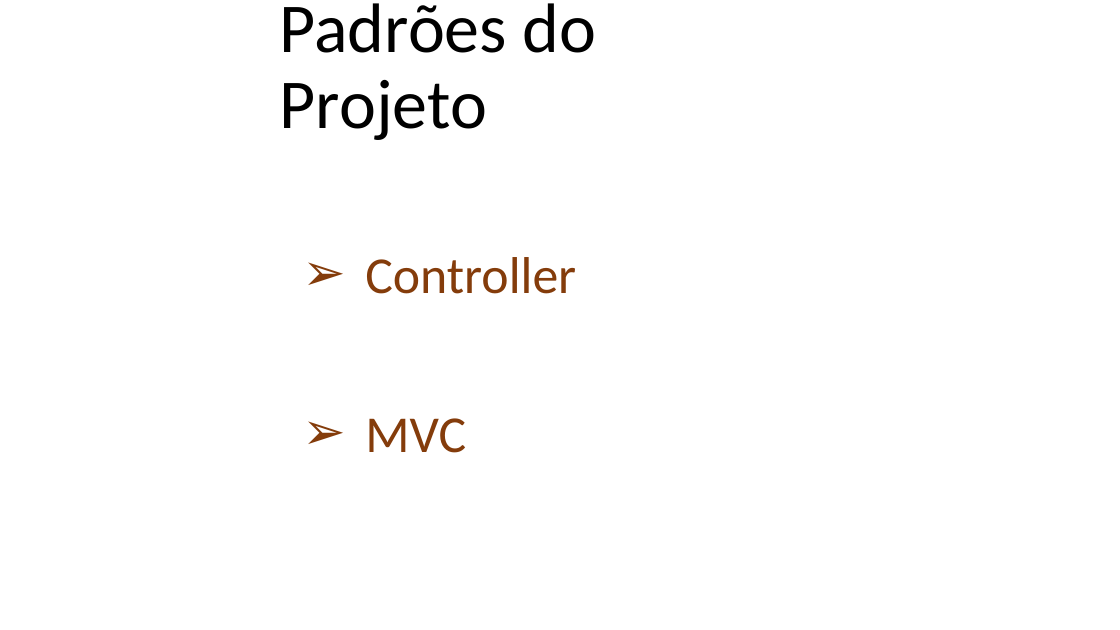
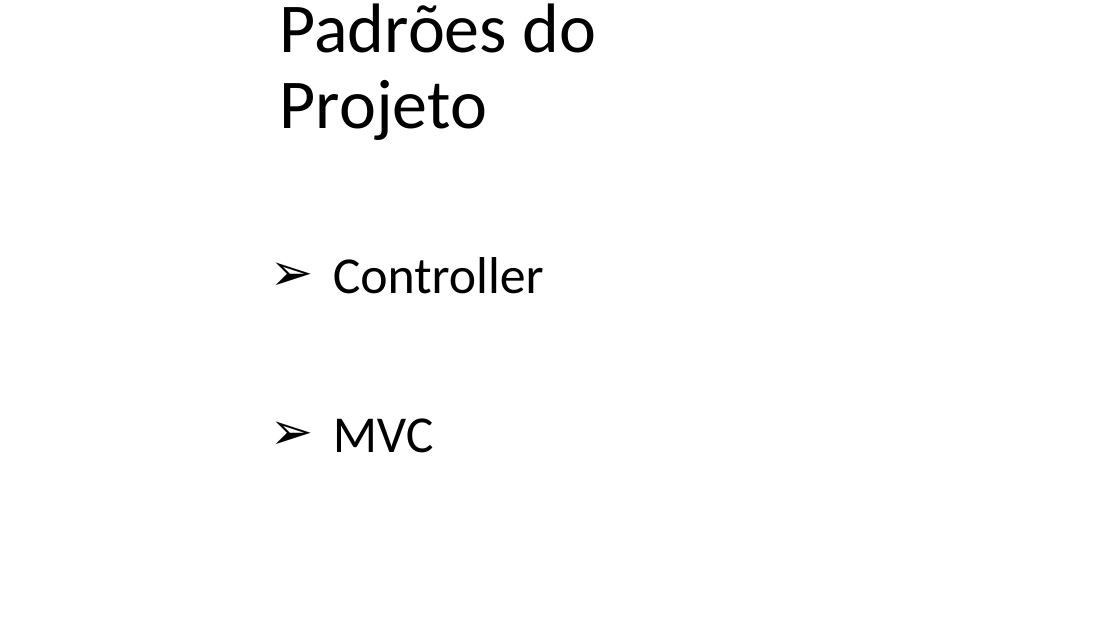
Before and after one commit to silvairsoares/Agente_de_Viagens, a slide deck: slide 6 of SlideFinalEmAndamento.pptx. Drawn at 1120x630 pixels with LibreOffice and Linux fonts; fonts in the diff are those of the drawing. Boxes give left, top, right and bottom in pixels: in the first picture for what was removed or moved away, otherwise in the second. Text is boxed around its words. In the diff, an @@ line names an element or a change of style, - is before the commit and + after.

```diff
--- a/SlideFinalEmAndamento.pptx
+++ b/SlideFinalEmAndamento.pptx
@@ text "Controller": place and size @@
-text "Controller" at (365, 257, 576, 453)
+text "Controller" at (333, 257, 544, 453)
@@ text "Controller" at (333, 257, 544, 453): text colour #843C0B to #000000 @@
```
Also in this commit, not shown: 1 other slide changed, 1 slide added.
